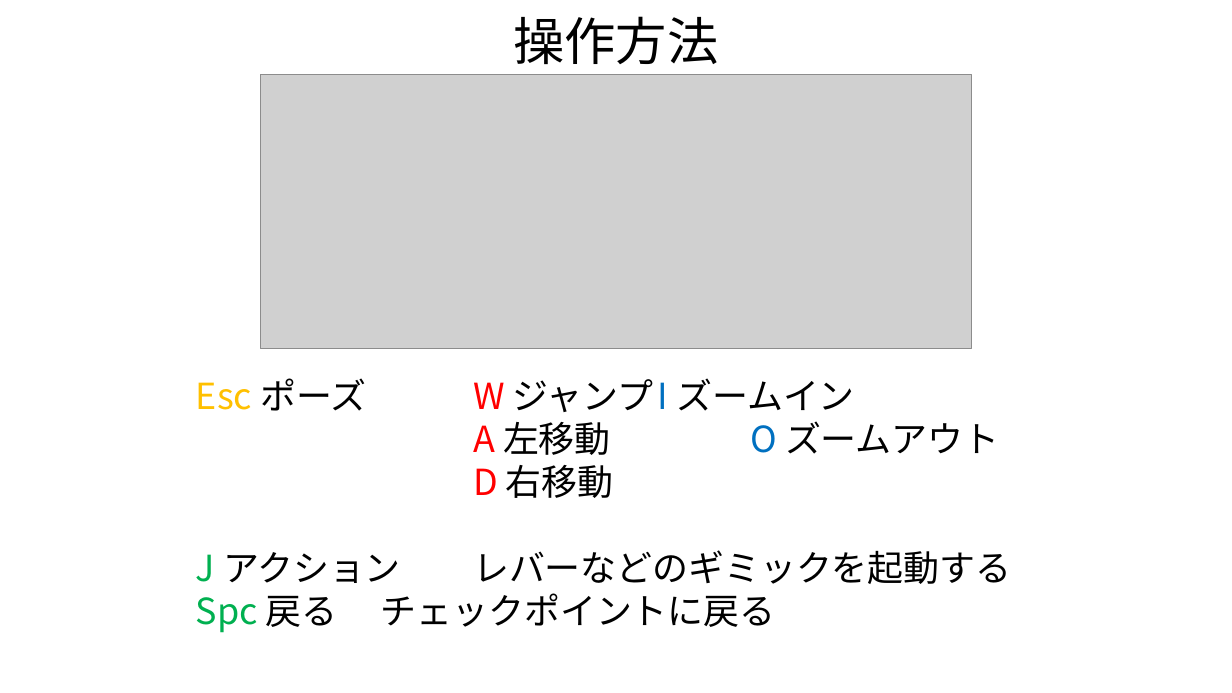
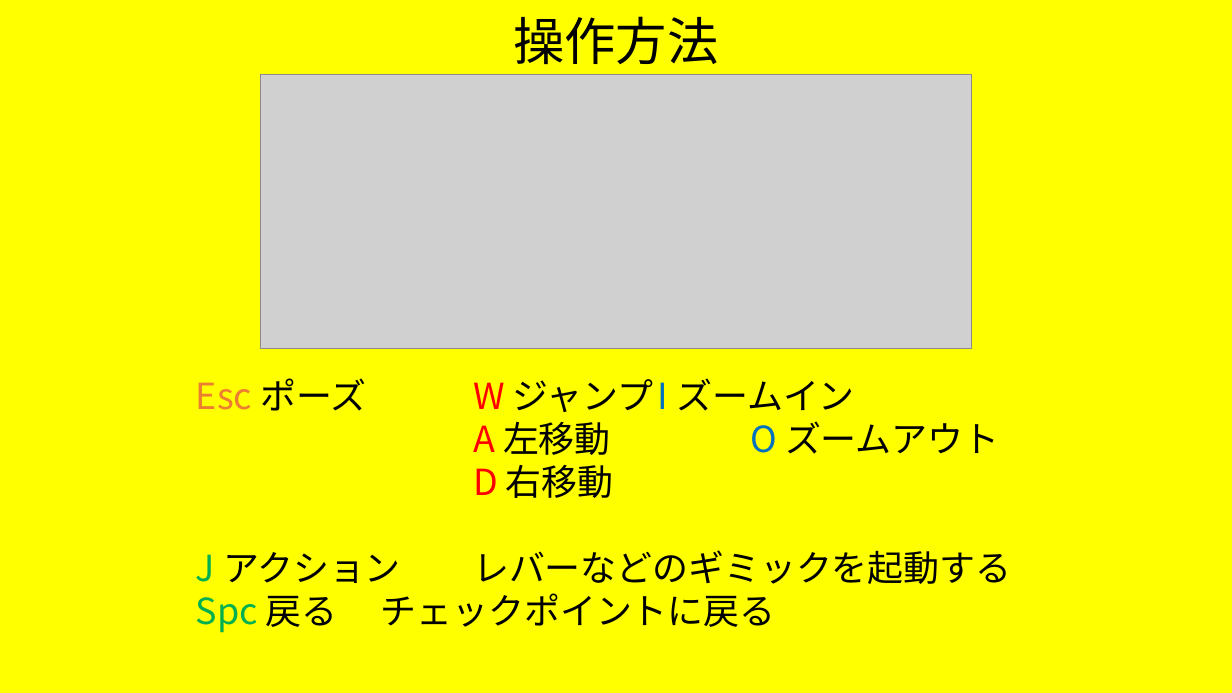
Before and after one commit to trr-n/taxmc-neo, a slide deck: slide 3 of kikaku/taxmcneo_kikakusho.pptx (slide 2 before the commit). Drawn at 1232x693 pixels with LibreOffice and Linux fonts; fonts in the diff are those of the drawing; grey boxes stand for pictures. Boxes give left, top, right and bottom in pixels: in the first picture for what was removed or moved away, otherwise in the second. Text is boxed around its words. In the diff, an @@ line names an element or a change of style, - is before the commit and + after.

```diff
--- a/kikaku/taxmcneo_kikakusho.pptx
+++ b/kikaku/taxmcneo_kikakusho.pptx
@@ background #FFFFFF to #FFFF00 @@
@@ text at (196, 378, 855, 412): text colour #FFC000 to #ED7D31 in "Esc" @@
```
Also in this commit, not shown: 2 other slides changed, 1 slide added, 5 other files.
